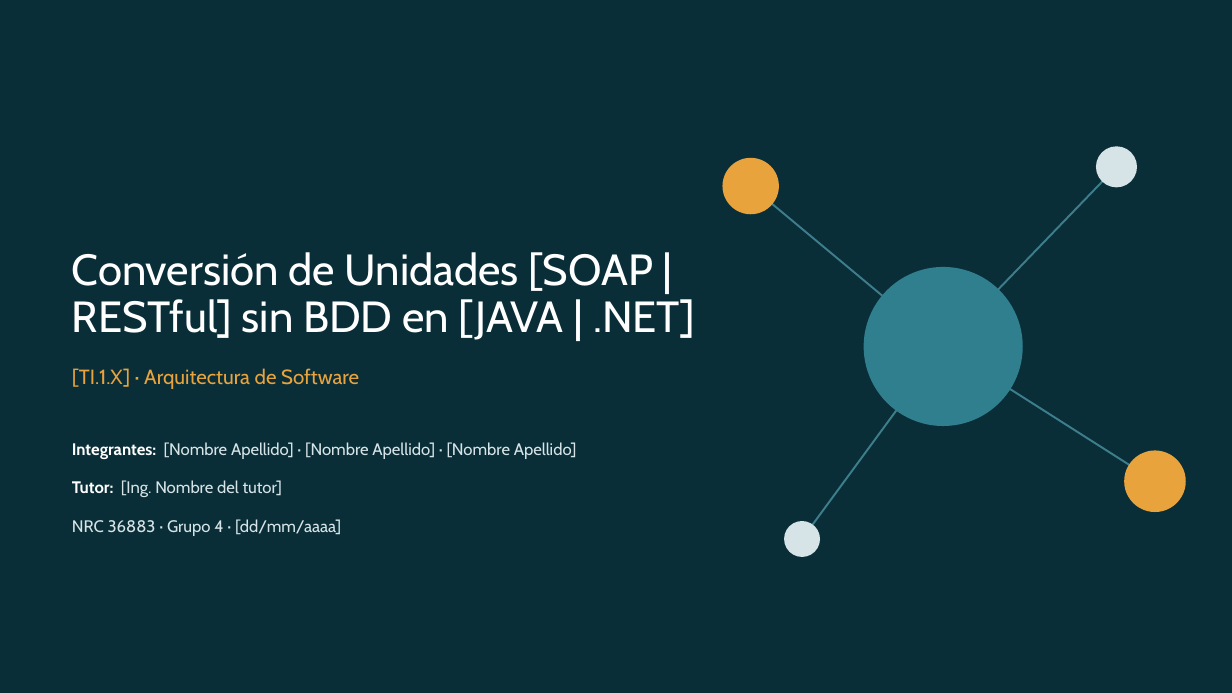
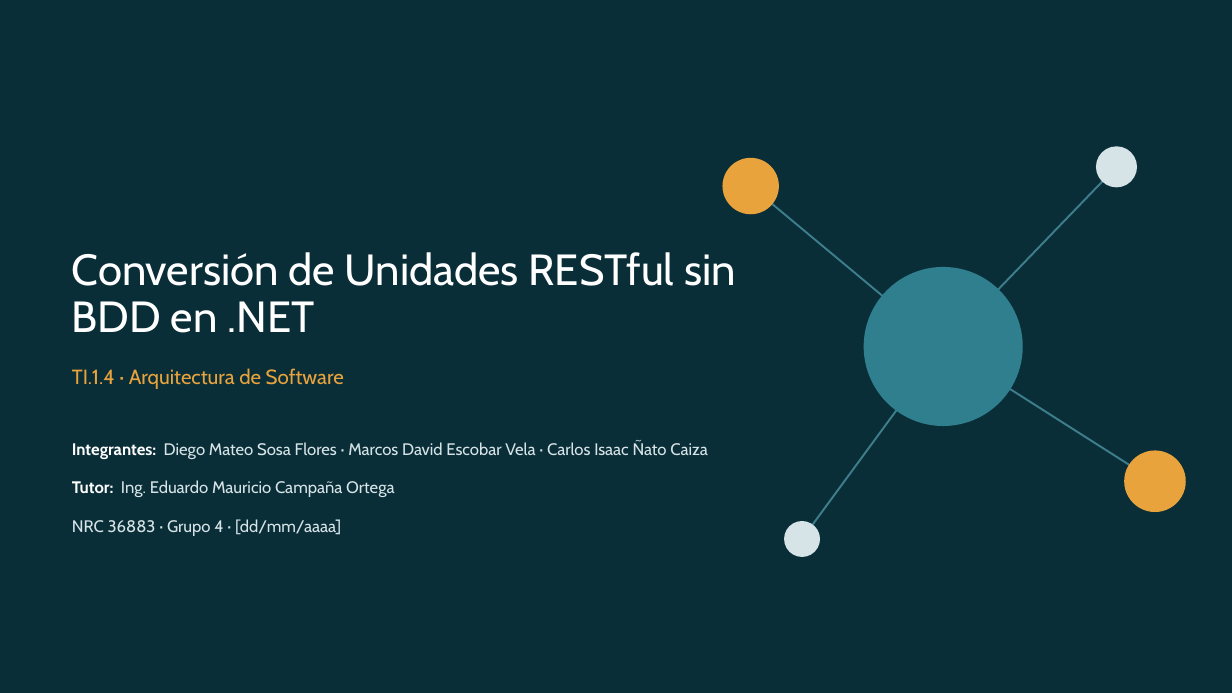
Before and after one commit to IMarcusDev/TI.1.4.-PAO202651_RESTFUL_DOTNET_SINBDD_NRC_36883_GR04, a slide deck: slide 2 of 05. DOCUMENTACION/PRESENTACION TI.1.4. RESTFUL sin BDD en DOTNET GR4.pptx. Drawn at 1232x693 pixels with LibreOffice and Linux fonts; fonts in the diff are those of the drawing. Boxes give left, top, right and bottom in pixels: in the first picture for what was removed or moved away, otherwise in the second. Text is boxed around its words. In the diff, an @@ line names an element or a change of style, - is before the commit and + after.

```diff
--- a/05. DOCUMENTACION/PRESENTACION TI.1.4. RESTFUL sin BDD en DOTNET GR4.pptx
+++ b/05. DOCUMENTACION/PRESENTACION TI.1.4. RESTFUL sin BDD en DOTNET GR4.pptx
@@ title at bbox=[72, 252, 736, 333]: text changed @@
-Conversión de Unidades [SOAP | RESTful] sin BDD en [JAVA | .NET]
+Conversión de Unidades RESTful sin BDD en .NET
@@ subtitle at bbox=[72, 368, 344, 389]: text changed @@
-[TI.1.X] · Arquitectura de Software
+TI.1.4 · Arquitectura de Software
@@ text at bbox=[72, 441, 708, 497]: text changed @@
-Integrantes: [Nombre Apellido] · [Nombre Apellido] · [Nombre Apellido]
-Tutor: [Ing. Nombre del tutor]
+Integrantes: Diego Mateo Sosa Flores · Marcos David Escobar Vela · Carlos Isaac Ñato Caiza
+Tutor: Ing. Eduardo Mauricio Campaña Ortega
```
Also in this commit, not shown: 27 other slides changed.
